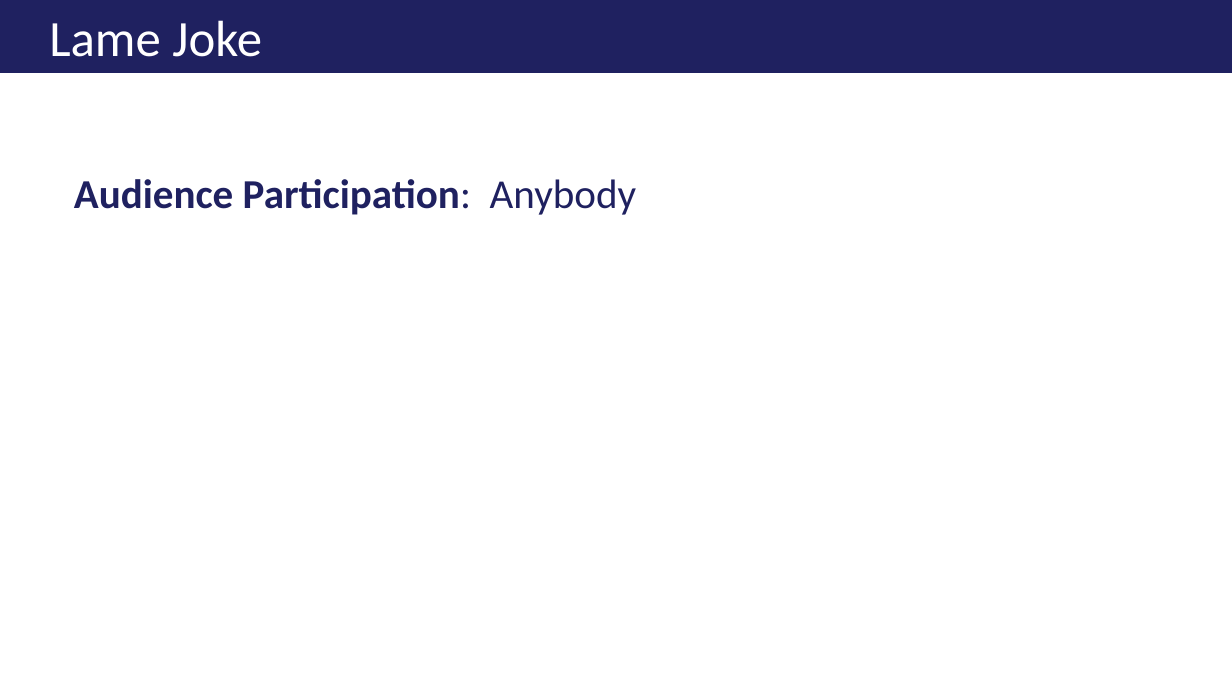
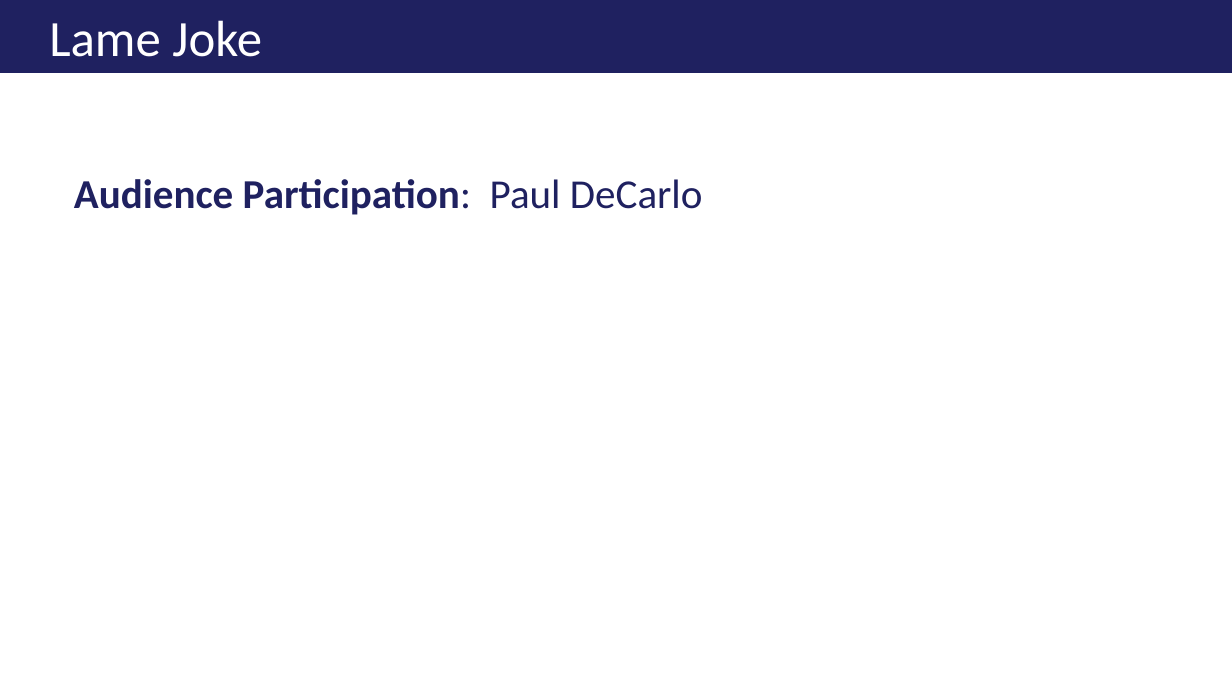
Before and after one commit to ericburcham/THasyINKnc, a slide deck: slide 33 of Presentation/THasINKync - 16x9.pptx. Drawn at 1232x693 pixels with LibreOffice and Linux fonts; fonts in the diff are those of the drawing; background and template pictures are left out. Boxes give left, top, right and bottom in pixels: in the first picture for what was removed or moved away, otherwise in the second. Text is boxed around its words. In the diff, an @@ line names an element or a change of style, - is before the commit and + after.

Commit message:
Updated presentations to include Paul's name...

```diff
--- a/Presentation/THasINKync - 16x9.pptx
+++ b/Presentation/THasINKync - 16x9.pptx
@@ text at (74,179,703,215): text changed @@
-Audience Participation: Anybody
+Audience Participation: Paul DeCarlo
```
Also in this commit, not shown: 1 other file.
